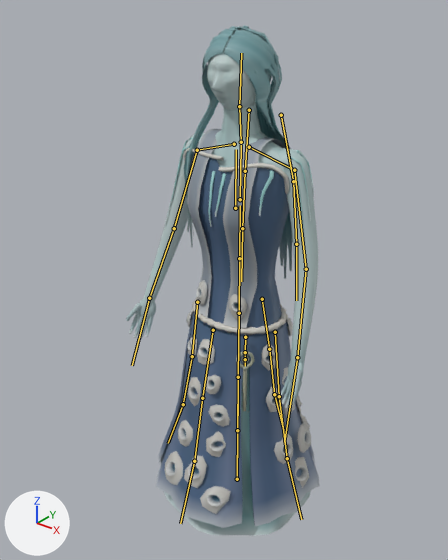
What one commit did to the glTF model assets/creatures/kesh/kesh.glb.
The view is the same before and after, from a 50 mm camera at (2.78, -3.68, 4.39) aimed at (-0.09, -0.09, 2.16). The axes (+X, +Y, +Z) are drawn at lower left. The lights are the same throughout. The older version comes first. The bones that bend it are drawn over the model as lines.

Names of what the first picture shows: 'kesh'.
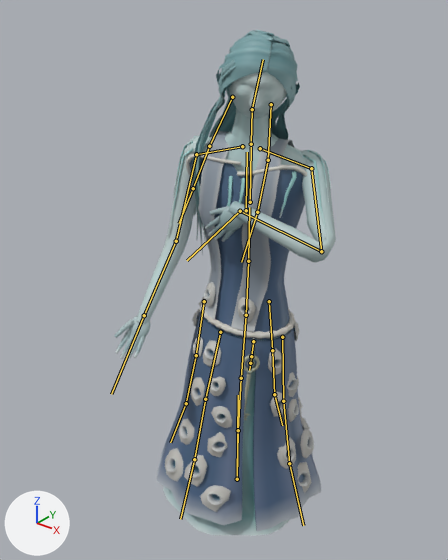
The newer file adds an action. The first version stands in its rest pose; the second is drawn at frame 0 of the action 'release'.

The edits, one by one:
Bone 'column_0' (bone_column_0) turns from (0, 0, 0) to (0, 0, -1) degrees about its own x, y and z.
Bone 'column_1' (bone_column_1) turns from (0, 0, 0) to (0, 0, -1) degrees about its own x, y and z.
Bone 'column_2' (bone_column_2) turns from (0, 0, 0) to (0, 0, -1) degrees about its own x, y and z.
Bone 'spine_0' (bone_spine_0) turns from (0, 0, 0) to (0, 0, 2) degrees about its own x, y and z.
Bone 'spine_1' (bone_spine_1) turns from (0, 0, 0) to (1, 8, 1) degrees about its own x, y and z.
Bone 'spine_2' (bone_spine_2) turns from (0, 0, 0) to (0, 8, 0) degrees about its own x, y and z.
Bone 'neck' (bone_neck) turns from (0, 0, 0) to (4, 6, -4) degrees about its own x, y and z.
Bone 'head' (bone_head) turns from (0, 0, 0) to (8, 14, -8) degrees about its own x, y and z.
Bone 'hair_l1' (bone_hair_l1) turns from (0, 0, 0) to (-4, 0, 2) degrees about its own x, y and z.
Bone 'hair_l2' (bone_hair_l2) turns from (0, 0, 0) to (-8, 0, 4) degrees about its own x, y and z.
Bone 'hair_r0' (bone_hair_r0) turns from (0, 0, 0) to (3, 0, 1) degrees about its own x, y and z.
Bone 'hair_r1' (bone_hair_r1) turns from (0, 0, 0) to (6, 0, 3) degrees about its own x, y and z.
Bone 'hair_r2' (bone_hair_r2) turns from (0, 0, 0) to (4, 0, 2) degrees about its own x, y and z.
Bone 'upper_l' (bone_upper_l) turns from (0, 0, 0) to (-38, -6, -24) degrees about its own x, y and z.
Bone 'fore_l' (bone_fore_l) turns from (0, 0, 0) to (-96, 54, 24) degrees about its own x, y and z.
Bone 'hand_l' (bone_hand_l) turns from (0, 0, 0) to (39, -6, 40) degrees about its own x, y and z.
Bone 'upper_r' (bone_upper_r) turns from (0, 0, 0) to (-5, 2, -4) degrees about its own x, y and z.
Bone 'fore_r' (bone_fore_r) turns from (0, 0, 0) to (-19, 4, 4) degrees about its own x, y and z.
Bone 'hand_r' (bone_hand_r) turns from (0, 0, 0) to (2, 10, 6) degrees about its own x, y and z.
Bone 'robe_f1' (bone_robe_f1) turns from (0, 0, 0) to (1, 0, 0) degrees about its own x, y and z.
Bone 'robe_f2' (bone_robe_f2) turns from (0, 0, 0) to (3, 0, 0) degrees about its own x, y and z.
Bone 'robe_l0' (bone_robe_l0) turns from (0, 0, 0) to (0, 0, -1) degrees about its own x, y and z.
Bone 'robe_l1' (bone_robe_l1) turns from (0, 0, 0) to (0, 0, -2) degrees about its own x, y and z.
Bone 'robe_r0' (bone_robe_r0) turns from (0, 0, 0) to (0, 0, -1) degrees about its own x, y and z.
Bone 'robe_r1' (bone_robe_r1) turns from (0, 0, 0) to (0, 0, -2) degrees about its own x, y and z.
Bone 'robe_b1' (bone_robe_b1) turns from (0, 0, 0) to (1, 0, 0) degrees about its own x, y and z.
Bone 'robe_b2' (bone_robe_b2) turns from (0, 0, 0) to (3, 0, 0) degrees about its own x, y and z.
Bone 'key_0' (bone_key_0) turns from (0, 0, 0) to (-1, 0, 1) degrees about its own x, y and z.
Bone 'key_1' (bone_key_1) turns from (0, 0, 0) to (-1, 0, 1) degrees about its own x, y and z.

Boxes [x1, y1, x2, y2] around the edits, measured in the pictures (448 x 560 px):
'kesh', posed (14% wider): before [126, 25, 320, 536]; after [114, 30, 336, 536]
bone 'column_0', root to tip: before (237, 479) to (237, 430); after (237, 479) to (238, 430)
bone 'column_1', root to tip: before (237, 430) to (238, 377); after (238, 430) to (241, 378)
bone 'column_2', root to tip: before (238, 377) to (239, 313); after (241, 378) to (246, 315)
bone 'spine_0', root to tip: before (239, 313) to (239, 258); after (246, 315) to (248, 261)
bone 'spine_1', root to tip: before (239, 258) to (240, 205); after (248, 261) to (249, 207)
bone 'spine_2', root to tip: before (240, 199) to (241, 145); after (250, 202) to (251, 147)
bone 'neck', root to tip: before (241, 142) to (239, 106); after (251, 144) to (252, 109)
bone 'head', root to tip: before (239, 106) to (241, 53); after (252, 109) to (263, 59)
bone 'hair_l1', root to tip: before (293, 181) to (296, 244); after (268, 160) to (257, 212)
bone 'hair_l2', root to tip: before (296, 244) to (296, 300); after (257, 212) to (241, 262)
bone 'hair_r0', root to tip: before (249, 110) to (245, 171); after (232, 97) to (209, 146)
bone 'hair_r1', root to tip: before (245, 171) to (242, 228); after (209, 146) to (193, 188)
bone 'hair_r2', root to tip: before (242, 228) to (241, 281); after (193, 188) to (179, 223)
bone 'upper_l', root to tip: before (294, 170) to (306, 269); after (311, 168) to (321, 251)
bone 'fore_l', root to tip: before (306, 269) to (297, 357); after (321, 251) to (240, 211)
bone 'hand_l', root to tip: before (297, 357) to (284, 442); after (240, 211) to (187, 260)
bone 'upper_r', root to tip: before (197, 150) to (174, 228); after (196, 154) to (176, 241)
bone 'fore_r', root to tip: before (174, 228) to (149, 298); after (176, 241) to (144, 315)
bone 'hand_r', root to tip: before (149, 298) to (132, 365); after (144, 315) to (111, 394)
bone 'robe_f1', root to tip: before (202, 398) to (194, 461); after (205, 399) to (194, 459)
bone 'robe_f2', root to tip: before (194, 461) to (180, 523); after (194, 459) to (180, 519)
bone 'robe_l0', root to tip: before (275, 332) to (279, 396); after (282, 337) to (283, 401)
bone 'robe_l1', root to tip: before (279, 396) to (287, 458); after (283, 401) to (289, 463)
bone 'robe_r0', root to tip: before (197, 302) to (192, 356); after (204, 301) to (196, 355)
bone 'robe_r1', root to tip: before (192, 356) to (183, 404); after (196, 355) to (186, 403)
bone 'robe_b1', root to tip: before (269, 349) to (274, 394); after (272, 350) to (274, 394)
bone 'robe_b2', root to tip: before (274, 394) to (283, 429); after (274, 394) to (282, 425)
bone 'key_0', root to tip: before (245, 337) to (245, 352); after (253, 341) to (251, 356)
bone 'key_1', root to tip: before (245, 352) to (245, 359); after (251, 356) to (250, 363)
